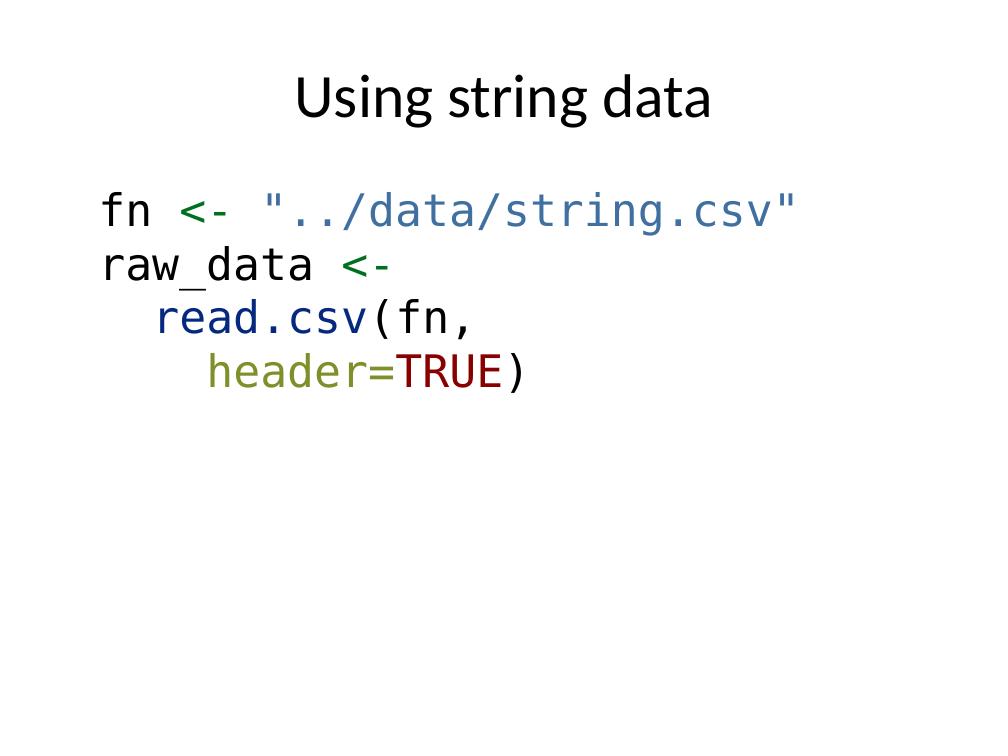
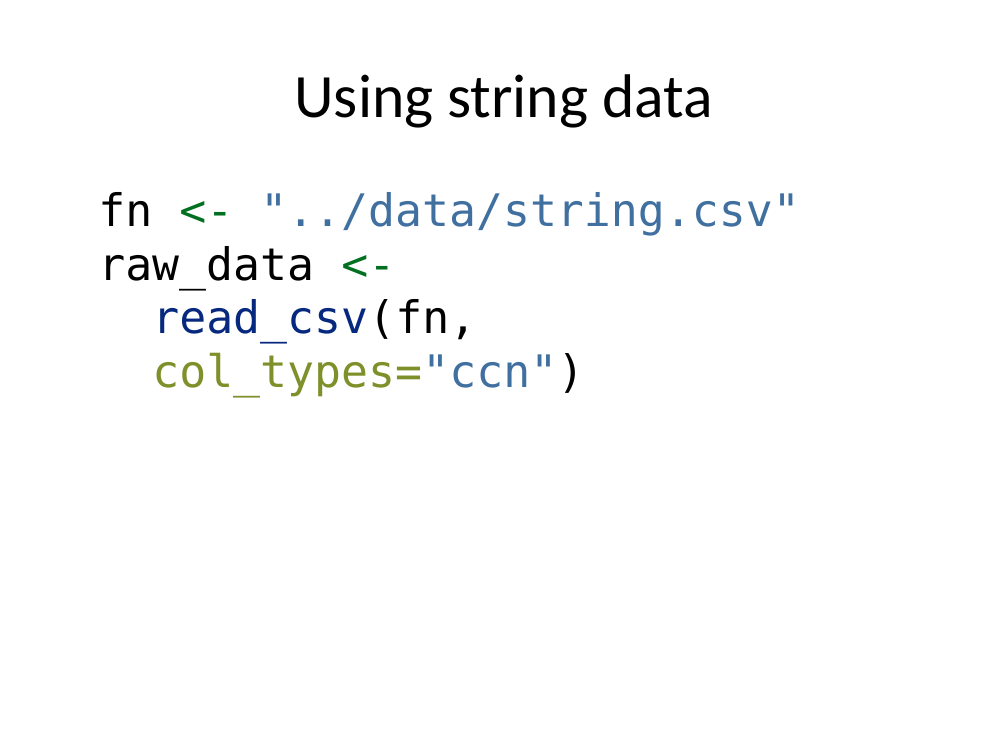
Before and after one commit to pmean/classes, a slide deck: slide 32 of introduction-to-r/src/v03-slides-and-speaker-notes.pptx. Drawn at 1008x756 pixels with LibreOffice and Linux fonts; fonts in the diff are those of the drawing. Boxes give left, top, right and bottom in pixels: in the first picture for what was removed or moved away, otherwise in the second. Text is boxed around its words. In the diff, an @@ line names an element or a change of style, - is before the commit and + after.

```diff
--- a/introduction-to-r/src/v03-slides-and-speaker-notes.pptx
+++ b/introduction-to-r/src/v03-slides-and-speaker-notes.pptx
@@ text at <box>98,192,799,397</box>: text changed @@
-fn <- "../data/string.csv"
-raw_data <-
-read.csv(fn,
-header=TRUE)
+fn <- "../data/string.csv"
+raw_data <-
+read_csv(fn,
+col_types="ccn")
```
Also in this commit, not shown: 14 other slides changed, 1 slide added, 2 other files.
